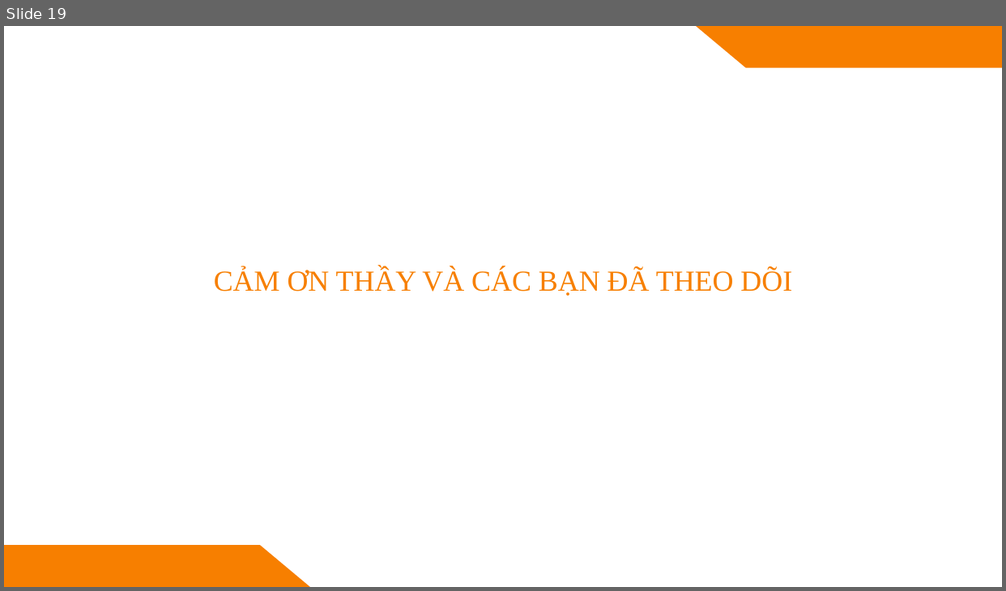
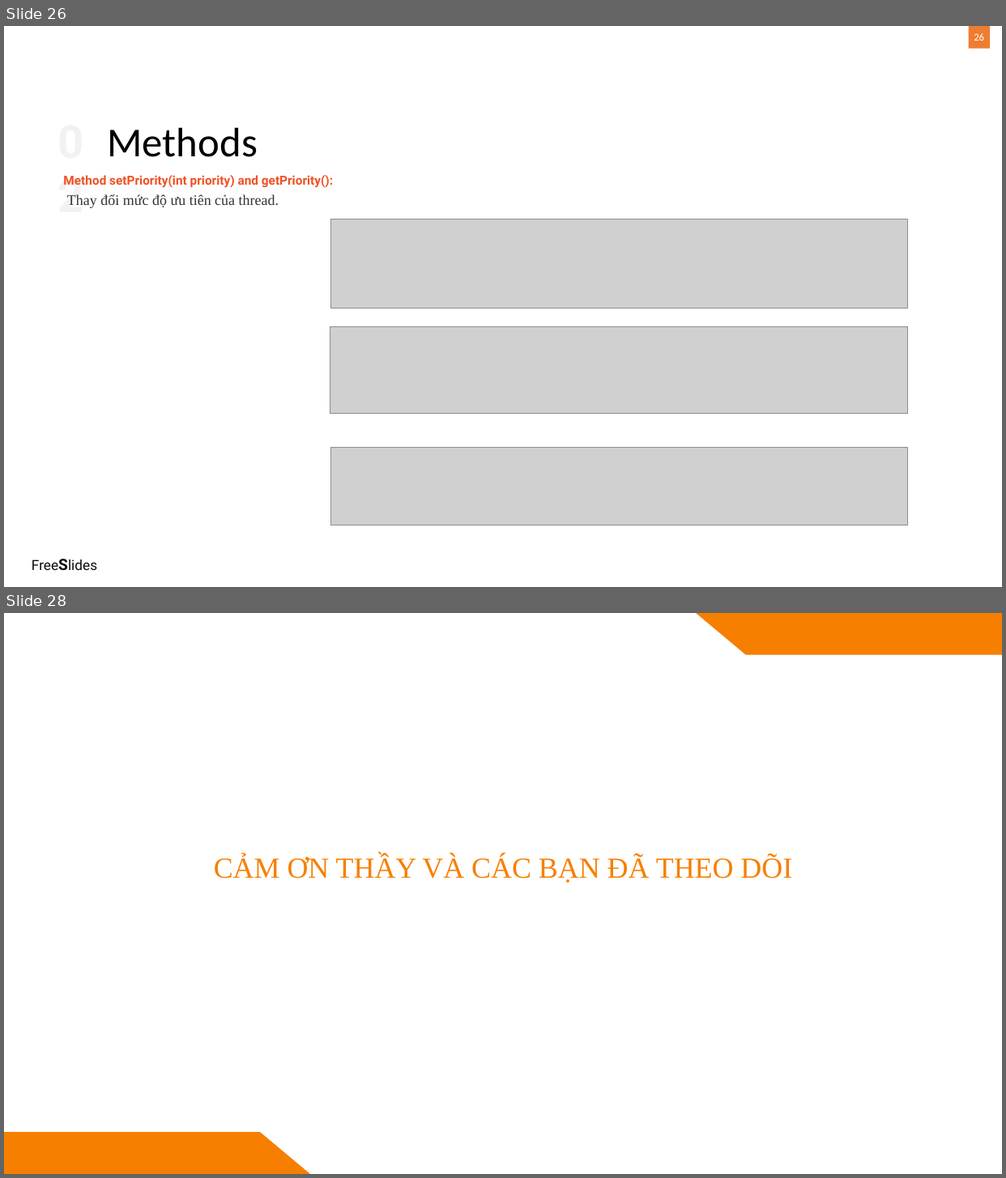
Before and after one commit to tingold0501/Nhom5_GiuaKy_AOOP, a slide deck: Bài thuyết trình.pptx. Shown one above the other, each under a label of ours: slide 19 before the commit, slides 26 and 28 after it; the slides between them are not shown. The pictures are 1006x591 and 1006x1178 pixels, drawn with LibreOffice and Linux fonts; fonts in the diff are those of the drawing; grey boxes stand for pictures. Boxes give left, top, right and bottom in pixels: in the first picture for what was removed or moved away, otherwise in the second. Text is boxed around its words. In the diff, an @@ line names an element or a change of style, - is before the commit and + after.

```diff
--- a/Bài thuyết trình.pptx
+++ b/Bài thuyết trình.pptx
@@ slide 26 added at [4, 26, 1002, 587], background #FFFFFF @@
@@ rectangle added at [968, 26, 990, 49], fill #ED7D31 @@
@@ page number added at [974, 33, 984, 41], 10 pt, text #FFFFFF @@
+26
@@ text added at [57, 110, 108, 169], 44 pt, text #F2F2F2, bold @@
+02
@@ title added at [108, 127, 258, 157], 39.6 pt, text #000000 @@
+Methods
@@ text added at [63, 175, 333, 208], 12 pt, text #F05123, bold @@
+Method setPriority(int priority) and getPriority(): Thay đổi mức độ ưu tiên của thread.
@@ picture added at [330, 219, 908, 308] @@
@@ picture added at [330, 327, 908, 415] @@
@@ picture added at [330, 447, 908, 525] @@
@@ text added at [29, 553, 127, 575], 13.5 pt, text #0D0D0D @@
+FreeSlides
@@ what was slide 19 is now slide 28 @@
```
Also in this commit, not shown: 1 slide changed, 8 other slides added, 6 other files.
